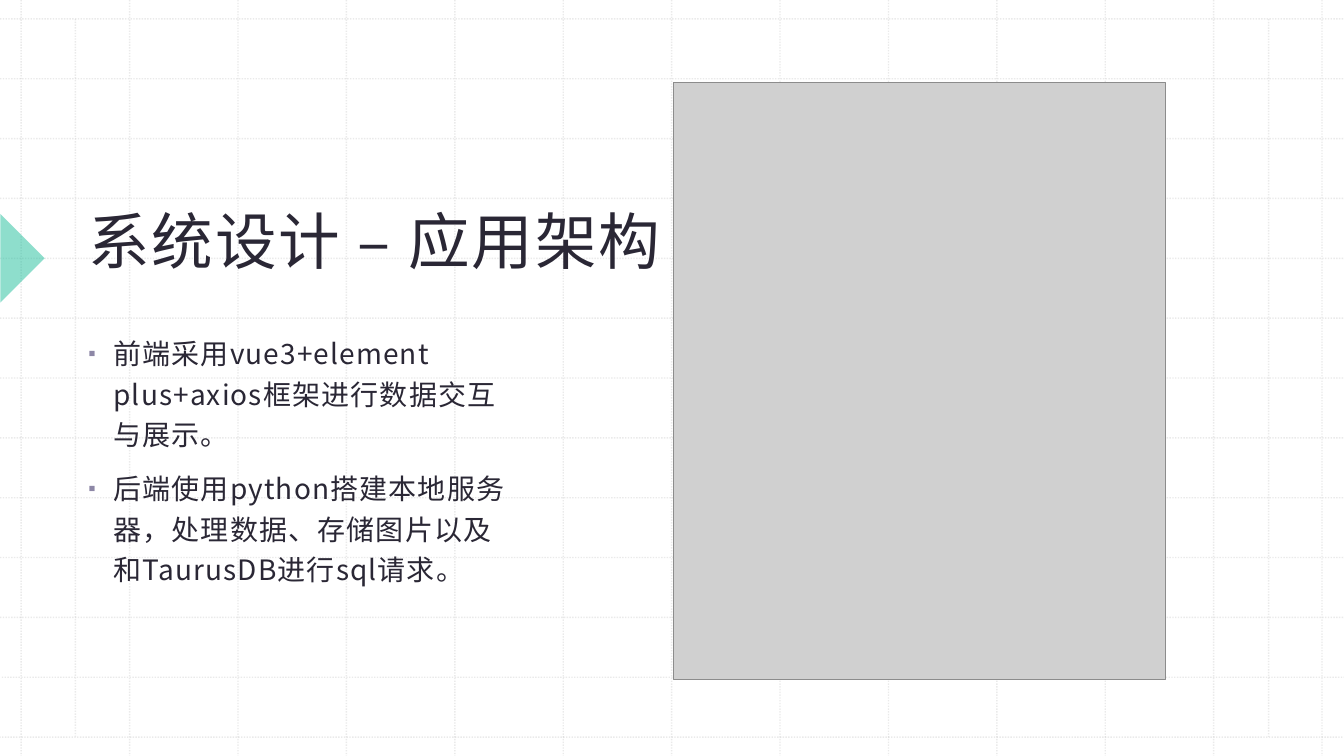
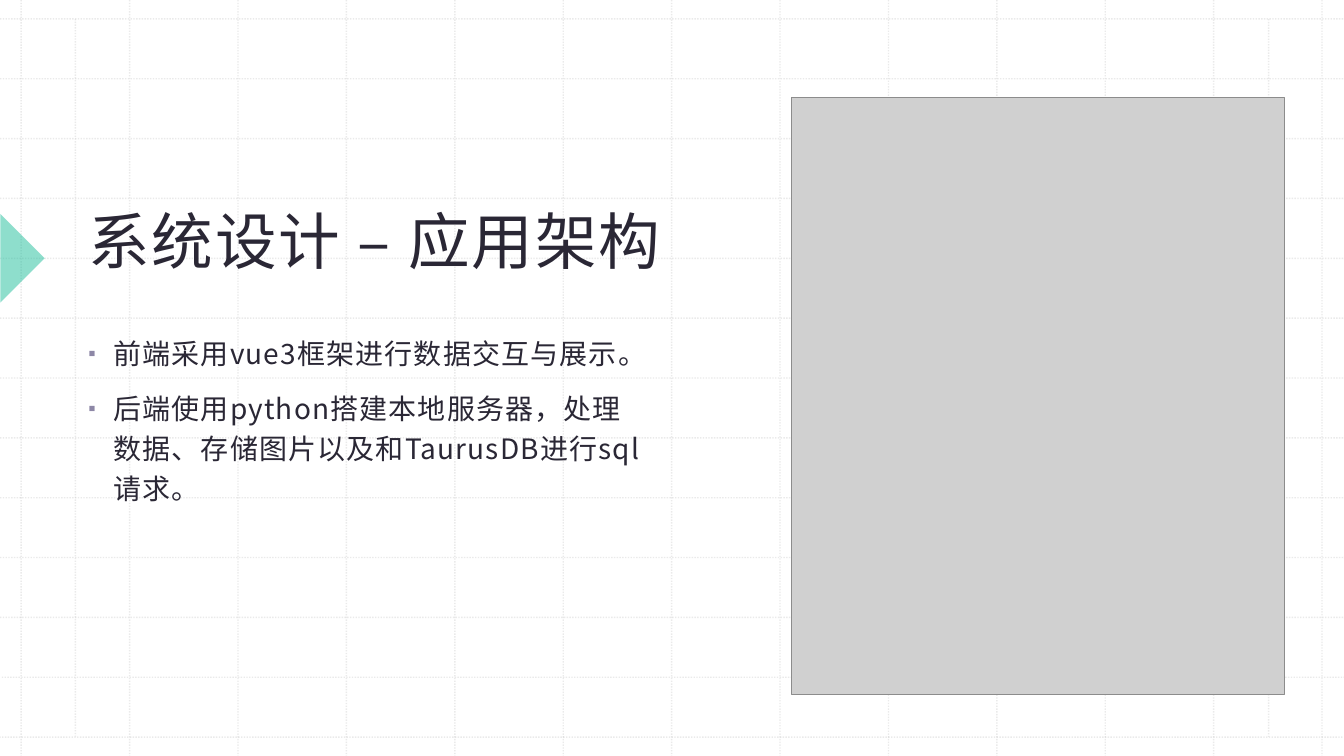
Before and after one commit to XiaCang/BuaaDB, a slide deck: slide 3 of doc/第一次进度检查.pptx. Drawn at 1344x756 pixels with LibreOffice and Linux fonts; fonts in the diff are those of the drawing; grey boxes stand for pictures. Boxes give left, top, right and bottom in pixels: in the first picture for what was removed or moved away, otherwise in the second. Text is boxed around its words. In the diff, an @@ line names an element or a change of style, - is before the commit and + after.

```diff
--- a/doc/第一次进度检查.pptx
+++ b/doc/第一次进度检查.pptx
@@ picture: place and size @@
-picture at bbox=[674, 83, 1166, 680]
+picture at bbox=[792, 98, 1285, 695]
@@ text at bbox=[113, 340, 646, 367]: text changed @@
-▪ 前端采用vue3+element plus+axios框架进行数据交互与展示。
+▪ 前端采用vue3框架进行数据交互与展示。
```
Also in this commit, not shown: 5 other slides changed, 14 other files.
